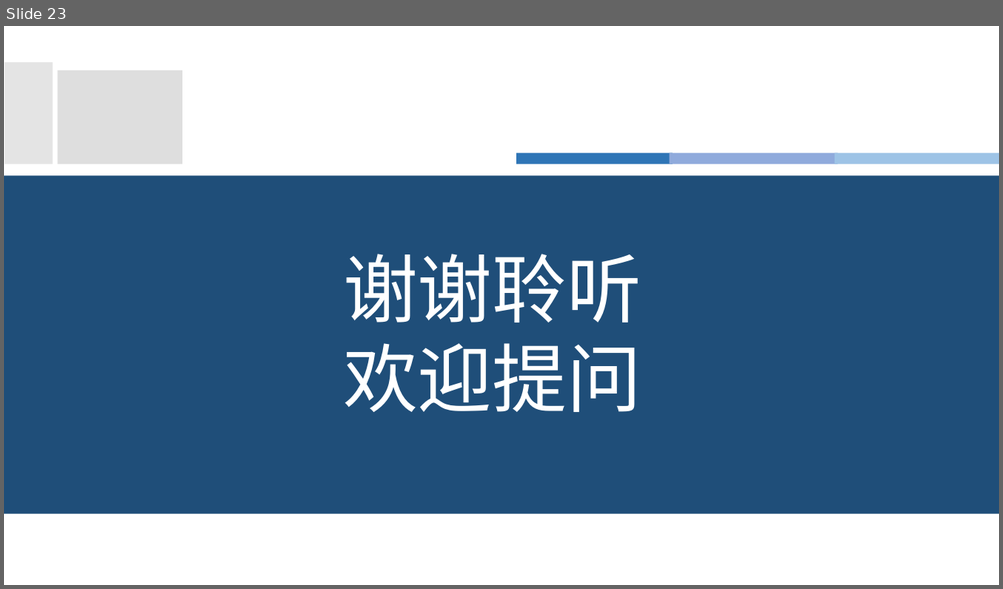
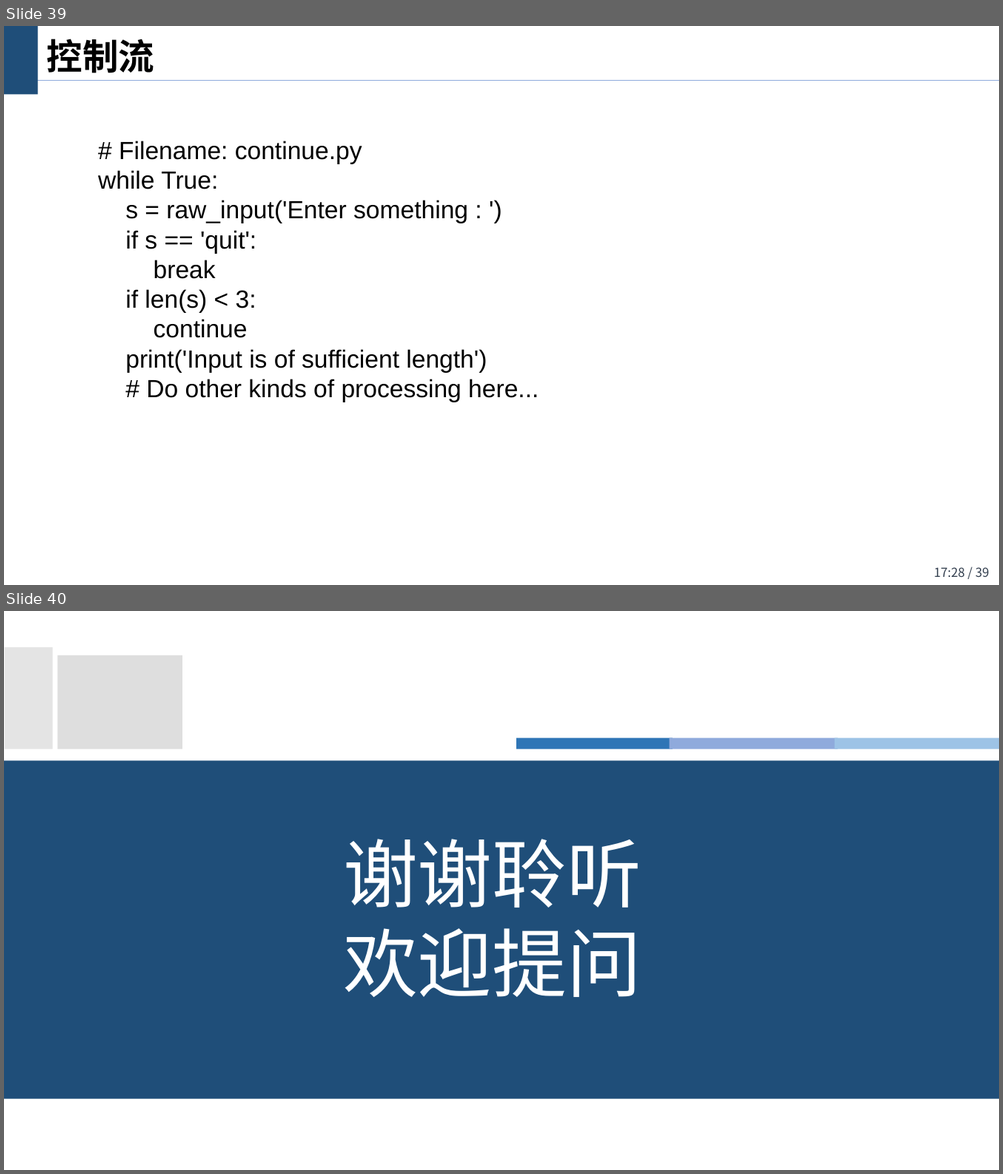
Before and after one commit to wangjin0818/Artificial_Intelligence_Generic_2023, a slide deck: Chapter 02/Python Programming I.pptx. Shown one above the other, each under a label of ours: slide 23 before the commit, slides 39 and 40 after it. The pictures are 1003x589 and 1003x1174 pixels, drawn with LibreOffice and Linux fonts; fonts in the diff are those of the drawing; background and template pictures are left out. Boxes give left, top, right and bottom in pixels: in the first picture for what was removed or moved away, otherwise in the second. Text is boxed around its words. In the diff, an @@ line names an element or a change of style, - is before the commit and + after.

```diff
--- a/Chapter 02/Python Programming I.pptx
+++ b/Chapter 02/Python Programming I.pptx
@@ slide 39 added at [4, 26, 999, 585], background #FFFFFF @@
@@ rectangle added at [4, 26, 38, 95], fill #1F4E79 @@
@@ title added at [47, 39, 155, 73], 26 pt, text #000000, bold @@
+控制流
@@ line added from (4, 81) to (999, 81), #8FAADC 0.75 pt @@
@@ text added at [98, 141, 538, 402], 18 pt, text #000000 @@
+# Filename: continue.py
+while True:
+s = raw_input('Enter something : ')
+if s == 'quit':
+break
+if len(s) < 3:
+continue
+print('Input is of sufficient length')
+# Do other kinds of processing here...
@@ page number added at [933, 568, 989, 577], 9 pt, text #333F50 @@
+17:28 / 39
@@ what was slide 23 is now slide 40 @@
```
Also in this commit, not shown: 16 other slides added, 1 other file.
